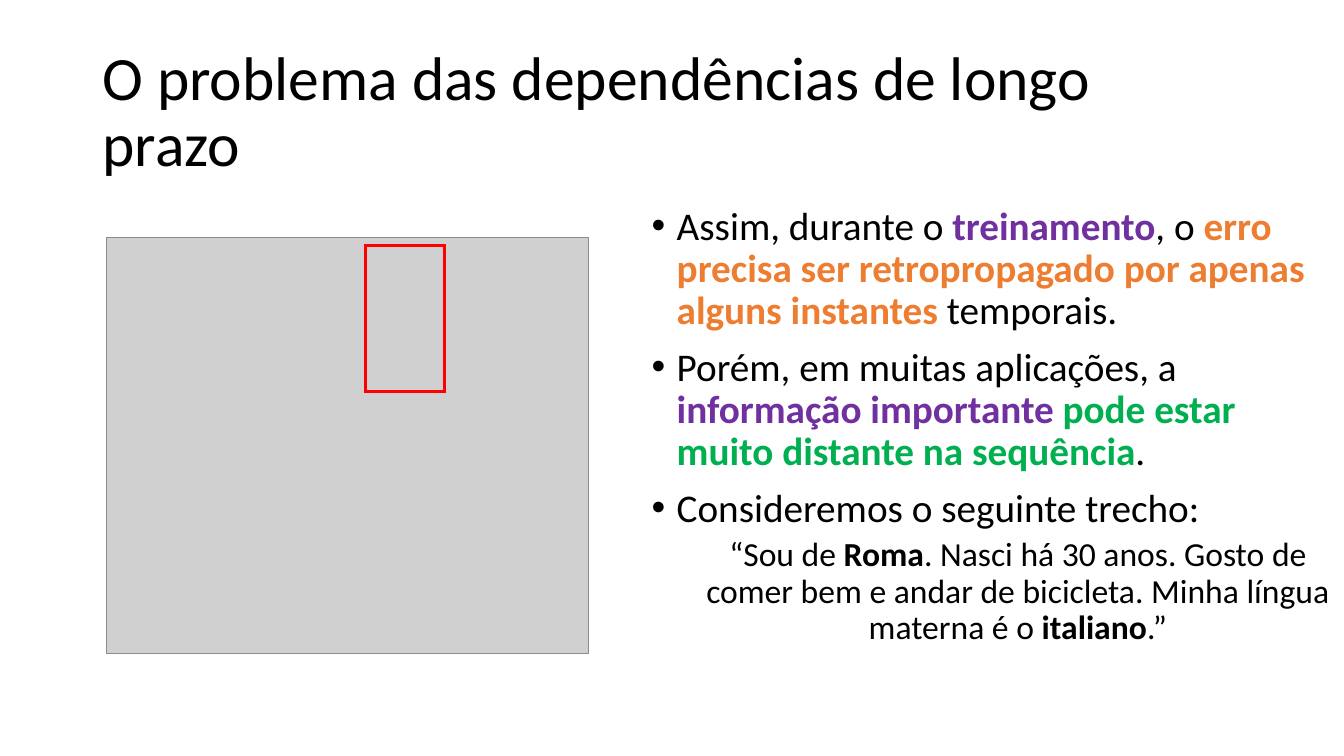
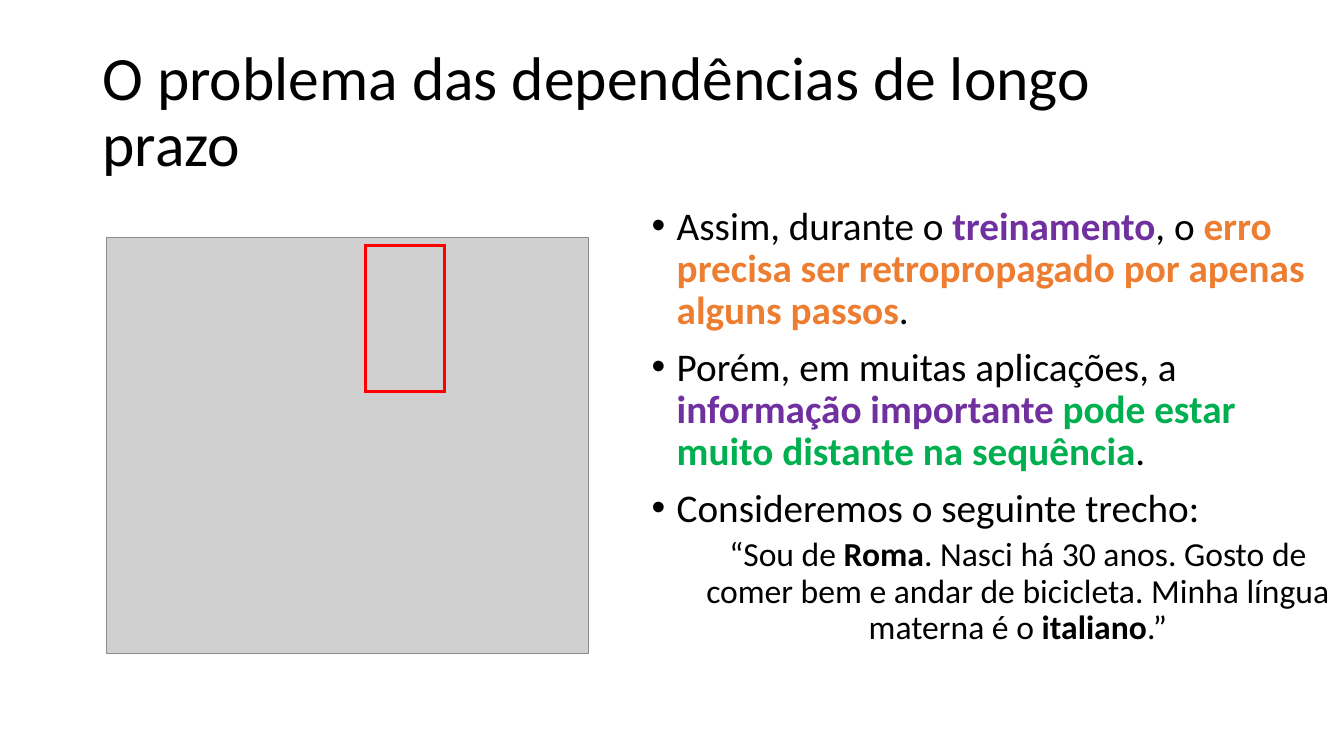
Before and after one commit to zz4fap/c24_inteligencia_artificial, a slide deck: slide 37 of slides/C24_RNN.pptx. Drawn at 1344x756 pixels with LibreOffice and Linux fonts; fonts in the diff are those of the drawing; grey boxes stand for pictures. Boxes give left, top, right and bottom in pixels: in the first picture for what was removed or moved away, otherwise in the second. Text is boxed around its words. In the diff, an @@ line names an element or a change of style, - is before the commit and + after.

```diff
--- a/slides/C24_RNN.pptx
+++ b/slides/C24_RNN.pptx
@@ text at bbox=[677, 212, 1305, 331]: text changed @@
-• Assim, durante o treinamento, o erro precisa ser retropropagado por apenas alguns instantes temporais.
+• Assim, durante o treinamento, o erro precisa ser retropropagado por apenas alguns passos.
```
Also in this commit, not shown: 8 other slides changed, 1 other file.
